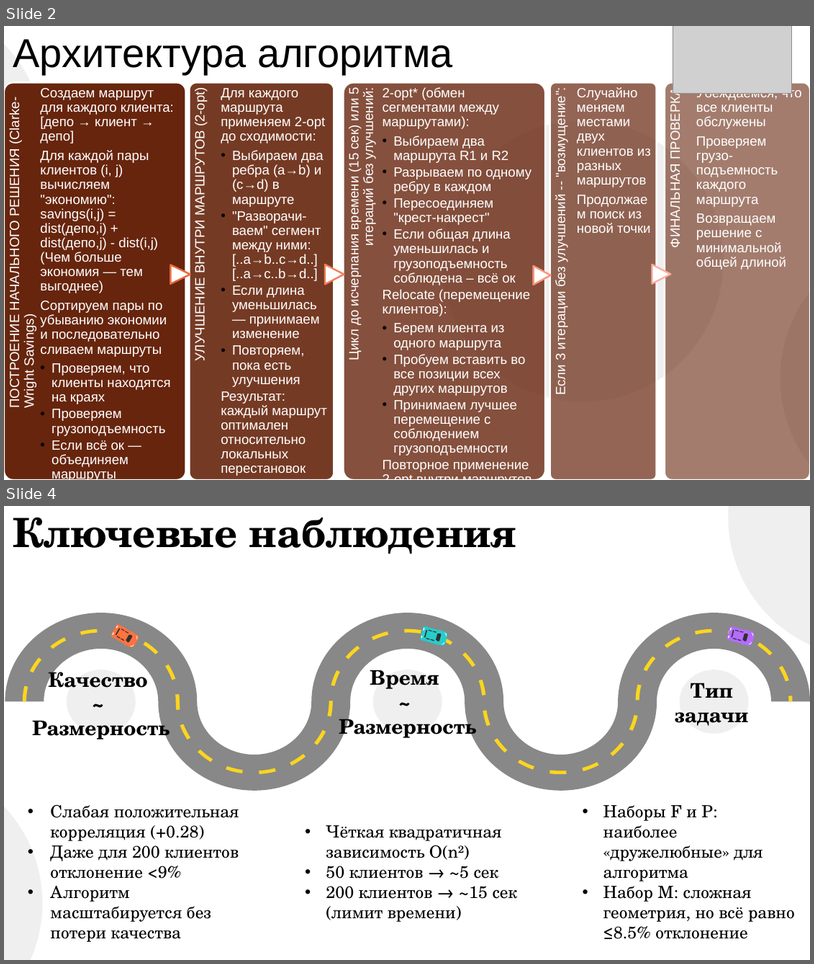
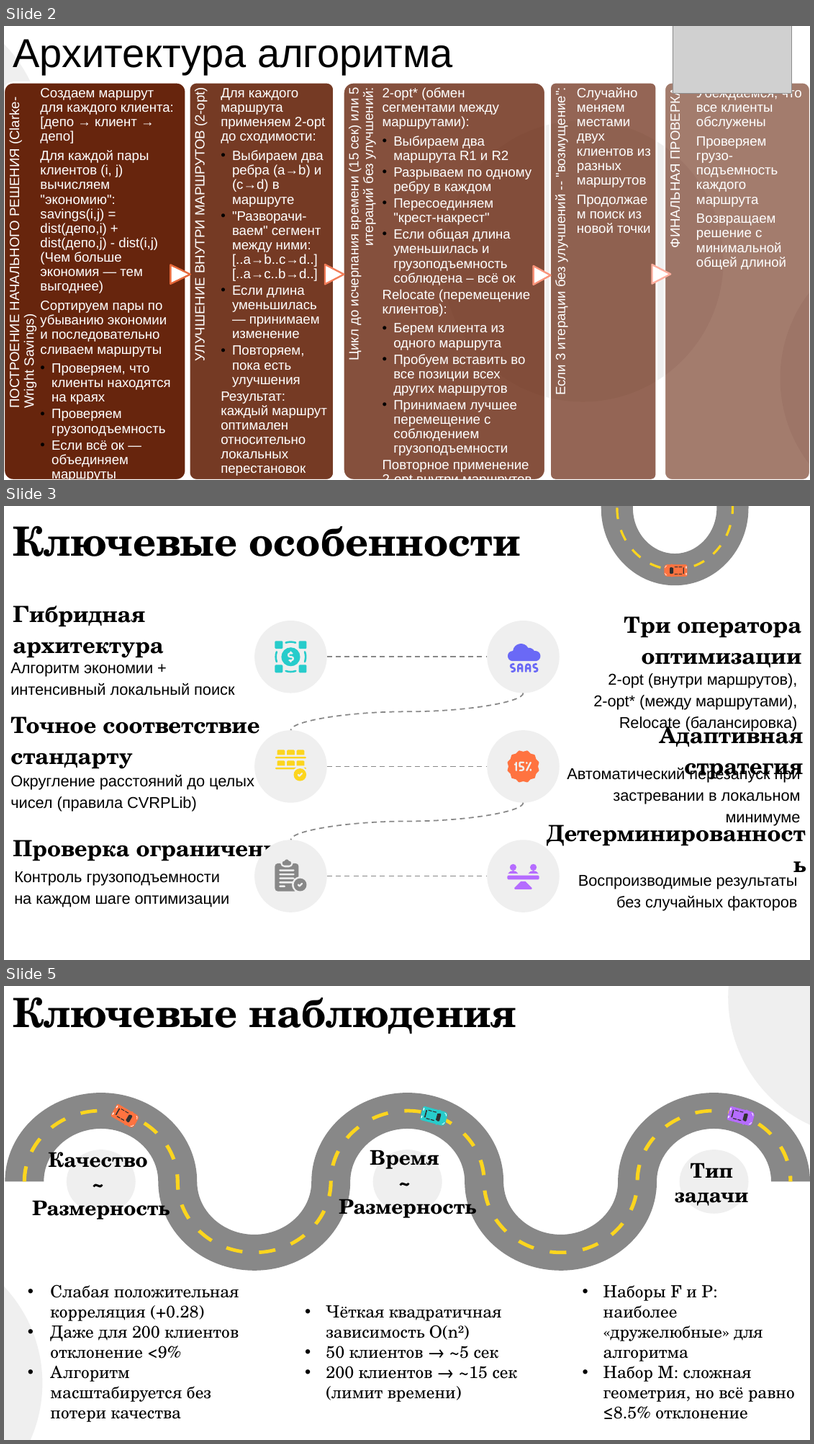
Before and after one commit to Deeva-Olga/cvrp-solver, a slide deck: Решение задач CVRP гибридным метаэвристическим алгоритмом.pptx. Shown one above the other, each under a label of ours: slides 2 and 4 before the commit, slides 2, 3 and 5 after it; the slides between them are not shown. The pictures are 814x964 and 814x1444 pixels, drawn with LibreOffice and Linux fonts; fonts in the diff are those of the drawing; grey boxes stand for pictures. Boxes give left, top, right and bottom in pixels: in the first picture for what was removed or moved away, otherwise in the second. Text is boxed around its words. In the diff, an @@ line names an element or a change of style, - is before the commit and + after.

```diff
--- a/Решение задач CVRP гибридным метаэвристическим алгоритмом.pptx
+++ b/Решение задач CVRP гибридным метаэвристическим алгоритмом.pptx
@@ slide 3 added at (x1=4, y1=506, x2=810, y2=960), background #FFFFFF @@
@@ title added at (x1=13, y1=525, x2=521, y2=556), 48 pt, text #000000, bold @@
+Ключевые особенности
@@ group added at (x1=602, y1=506, x2=810, y2=586): 19 freeform shapes, 2 rectangles @@
@@ subtitle added at (x1=13, y1=605, x2=164, y2=658), 26.7 pt, text #000000, bold @@
+Гибридная архитектура
@@ ellipse added at (x1=255, y1=620, x2=328, y2=693), fill #EFEFEF @@
@@ ellipse added at (x1=487, y1=620, x2=560, y2=693), fill #EFEFEF @@
@@ subtitle added at (x1=624, y1=616, x2=802, y2=667), 26.7 pt, text #000000, bold @@
+Три оператора оптимизации
@@ group added at (x1=275, y1=641, x2=307, y2=673): 9 freeform shapes @@
@@ line added from (327, 656) to (487, 656), #888888 1.5 pt dashed @@
@@ subtitle added at (x1=10, y1=662, x2=234, y2=695), 18.7 pt, text #000000 @@
+Алгоритм экономии + интенсивный локальный поиск
@@ group added at (x1=506, y1=641, x2=540, y2=673): 5 freeform shapes @@
@@ subtitle added at (x1=594, y1=673, x2=798, y2=731), 18.7 pt, text #000000 @@
+2-opt (внутри маршрутов), 2-opt* (между маршрутами), Relocate (балансировка)
@@ curved line added from (524, 693) to (291, 730), #888888 1.5 pt dashed @@
@@ subtitle added at (x1=10, y1=716, x2=260, y2=769), 26.7 pt, text #000000, bold @@
+Точное соответствие стандарту
@@ subtitle added at (x1=660, y1=721, x2=804, y2=782), 26.7 pt, text #000000, bold @@
+Адаптивная стратегия
@@ ellipse added at (x1=255, y1=730, x2=328, y2=803), fill #EFEFEF @@
@@ ellipse added at (x1=487, y1=730, x2=560, y2=803), fill #EFEFEF @@
@@ freeform shape added at (x1=508, y1=750, x2=540, y2=782), fill #FF7340 @@
@@ subtitle added at (x1=10, y1=774, x2=255, y2=811), 18.7 pt, text #000000 @@
+Округление расстояний до целых чисел (правила CVRPLib)
@@ group added at (x1=275, y1=750, x2=307, y2=783): 10 freeform shapes @@
@@ line added from (327, 766) to (487, 766), #888888 1.5 pt dashed @@
@@ subtitle added at (x1=567, y1=767, x2=801, y2=826), 18.7 pt, text #000000 @@
+Автоматический перезапуск при застревании в локальном минимуме
@@ curved line added from (524, 803) to (291, 840), #888888 1.5 pt dashed @@
@@ subtitle added at (x1=536, y1=826, x2=810, y2=866), 26.7 pt, text #000000, bold @@
+Детерминированность
@@ subtitle added at (x1=13, y1=834, x2=295, y2=865), 26.7 pt, text #000000, bold @@
+Проверка ограничений
@@ ellipse added at (x1=255, y1=840, x2=328, y2=913), fill #EFEFEF @@
@@ ellipse added at (x1=487, y1=840, x2=560, y2=913), fill #EFEFEF @@
@@ subtitle added at (x1=14, y1=871, x2=230, y2=906), 18.7 pt, text #000000 @@
+Контроль грузоподъемности на каждом шаге оптимизации
@@ freeform shape added at (x1=275, y1=863, x2=298, y2=890), fill #888888 @@
@@ freeform shape added at (x1=282, y1=859, x2=293, y2=865), fill #888888 @@
@@ freeform shape added at (x1=293, y1=878, x2=306, y2=893), fill #888888 @@
@@ line added from (327, 875) to (487, 875), #888888 1.5 pt dashed @@
@@ group added at (x1=508, y1=863, x2=540, y2=889): 6 freeform shapes @@
@@ subtitle added at (x1=579, y1=875, x2=798, y2=910), 18.7 pt, text #000000 @@
+Воспроизводимые результаты без случайных факторов
@@ what was slide 4 is now slide 5 @@
```
Also in this commit, not shown: 1 slide changed, 1 slide removed, 1 other file.
